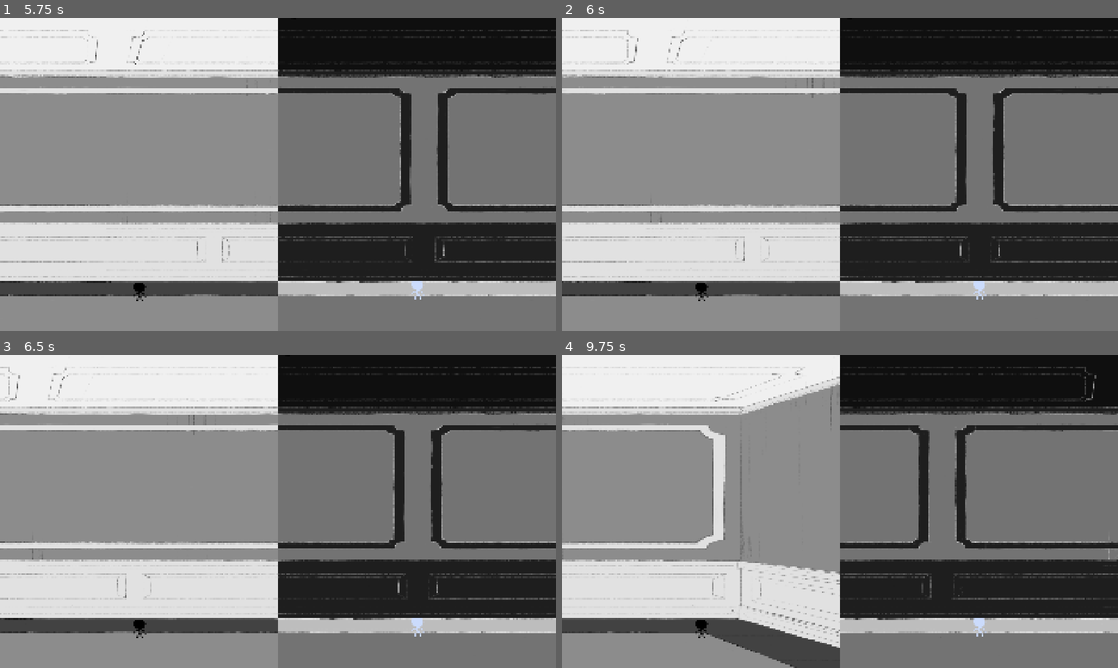
Above: before the commit, frames 1-4 (two rows, left to right).
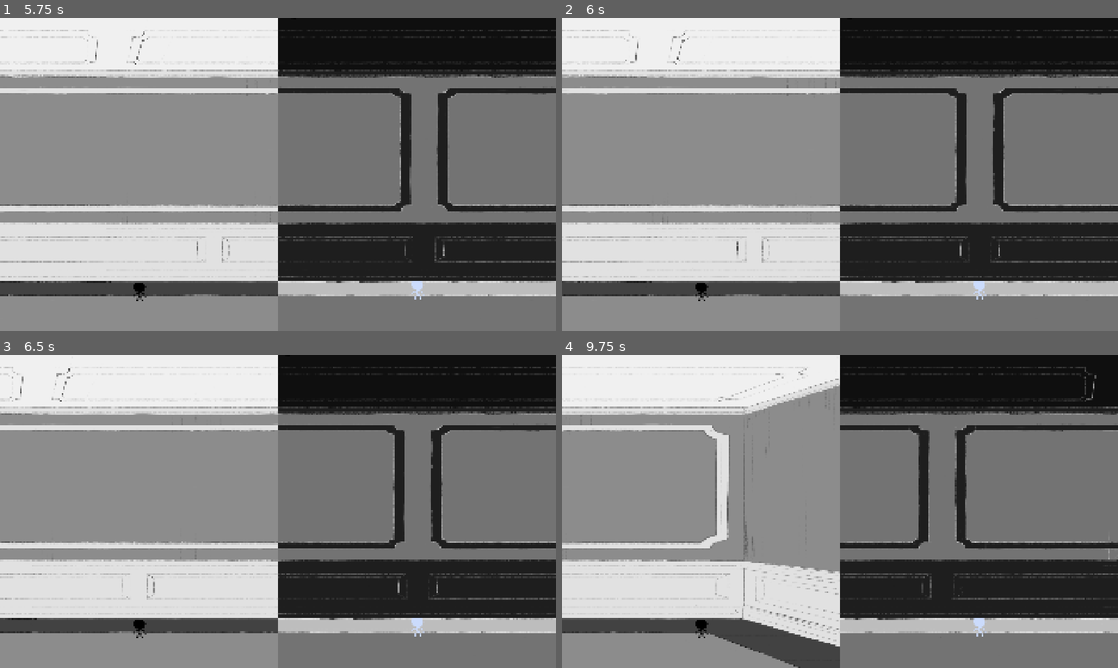
Above: after the commit, the same moments.

Repository: Clownpiece106/Robimy-dzem-2026
Game: Godot game, scene res://Globals/game.tscn
Two runs of this game, one before a commit and one after it. Both use one fixed random seed, a clock stepped at 60 frames per second and the inputs below.
Inputs:
- Up to frame 1 (5.75 s): hold D (p1_move_right) 0.53-1.28 s; tap Right (p2_move_right) every 0.75 s from 0.6 to 5.1 s; tap Enter at 2, 5 s; hold D (p1_move_right) 2.03-3.53 s; tap Space at 4.25 s
- Up to frame 2 (6 s): tap Space at 5.75 s; hold D (p1_move_right) from 5.78 s (still down); tap Right (p2_move_right) at 5.85 s
- Up to frame 3 (6.5 s): keep holding D (p1_move_right)
- Up to frame 4 (9.75 s): tap Right (p2_move_right) every 0.75 s from 6.6 to 9.6 s; release D (p1_move_right) at 8.03 s; tap Enter at 8.75 s; tap Space at 9.5 s; hold D (p1_move_right) from 9.53 s (still down)

Frame 1 is identical in both runs. In frame 2, 0.4% of the frame differs, in the area x 0-50%, y 3-89%; in frame 3, 0.6%; in frame 4, 2.1%, in the area x 0-50%, y 3-100%.

Commit message:
displays and candle holders

Diff:
--- a/Globals/game.tscn
+++ b/Globals/game.tscn
@@ -7,18 +7,32 @@
 [ext_resource type="PackedScene" uid="uid://cbtpv6q65uhu7" path="res://Players/PlayerLight.tscn" id="4_c673k"]
 [ext_resource type="PackedScene" uid="uid://7oaf5eia4x8l" path="res://scenes/mansion_layout.tscn" id="4_nnuyt"]
 [ext_resource type="Texture2D" uid="uid://d4k5fwi5mxpc3" path="res://Assets/dziura sufit.png" id="5_7up5f"]
+[ext_resource type="Texture2D" uid="uid://d4dbnf31yvgs8" path="res://Assets/biurko.png" id="5_al3n7"]
 [ext_resource type="Texture2D" uid="uid://dls10lgf6vjna" path="res://Assets/dziura podloga.png" id="6_1l6p8"]
+[ext_resource type="Texture2D" uid="uid://bbe5p60dg75de" path="res://Assets/krzesło.png" id="6_ccbk5"]
 [ext_resource type="Script" uid="uid://dommt6banv0lc" path="res://scripts/ghost.gd" id="6_vt647"]
 [ext_resource type="Texture2D" uid="uid://000nnvl0iff5" path="res://Assets/klapa podloga z.png" id="7_7xlw3"]
+[ext_resource type="Texture2D" uid="uid://c5mk374devoow" path="res://Assets/stoliczek.png" id="7_whacr"]
 [ext_resource type="Texture2D" uid="uid://bee5g40nt4e54" path="res://Assets/klapa sufit z.png" id="8_ylc3w"]
+[ext_resource type="Texture2D" uid="uid://272auy8x6wse" path="res://Assets/piedestał.png" id="8_ylx2x"]
 [ext_resource type="Texture2D" uid="uid://dw2ayl41oott1" path="res://Assets/lustro dlugie.png" id="9_7u5t8"]
 [ext_resource type="PackedScene" uid="uid://dx5km2yqrk0v5" path="res://Map/PlaneObject/PlaneObject.tscn" id="9_f235b"]
+[ext_resource type="Texture2D" uid="uid://cbknmqgh6d4qb" path="res://Assets/zasłona_podwójna_spięta.png" id="9_udc4d"]
+[ext_resource type="Texture2D" uid="uid://bqphf1wxwocum" path="res://Assets/zasłonka_rozwinięta_pojedyncza.png" id="10_3a2vt"]
 [ext_resource type="Texture2D" uid="uid://dlwroymjosfr8" path="res://Assets/pianino.png" id="10_e1wmv"]
+[ext_resource type="Texture2D" uid="uid://bav11y0t6r5ob" path="res://Assets/zasłona_pojedyncza_spięta.png" id="11_jgm13"]
 [ext_resource type="Texture2D" uid="uid://dgtiu8ghhurnp" path="res://Assets/wiatrodzwon.png" id="11_yte8q"]
+[ext_resource type="Texture2D" uid="uid://0gb7q4ha8wbt" path="res://Assets/świecznik_stojący.png" id="12_2slqd"]
 [ext_resource type="Texture2D" uid="uid://c0rkbevt820aj" path="res://Assets/kaluza1.png" id="12_pxf4v"]
 [ext_resource type="Texture2D" uid="uid://3un8byb3m0cg" path="res://Assets/kaluza2.png" id="13_s6srr"]
+[ext_resource type="Texture2D" uid="uid://bqayipadrk7rb" path="res://Assets/świecznik_stołowy.png" id="13_u3wr0"]
+[ext_resource type="Texture2D" uid="uid://bmxru8xosyich" path="res://Assets/świecznik_ścienny_front.png" id="14_4qlxu"]
 [ext_resource type="Texture2D" uid="uid://8ohye0omwdxh" path="res://Assets/kaluza3.png" id="14_isnp7"]
 [ext_resource type="Texture2D" uid="uid://di6x3srlcgkd2" path="res://Assets/credence.png" id="15_j1yss"]
+[ext_resource type="Texture2D" uid="uid://cjiua5oul3plw" path="res://Assets/świecznik_ścienny_boczny.png" id="15_w7ctf"]
+[ext_resource type="Texture2D" uid="uid://fwp0k1ujqv6s" path="res://Assets/toaletka.png" id="16_5a0d7"]
+[ext_resource type="Texture2D" uid="uid://dvwlih5s74xgm" path="res://Assets/lustro_ścienne.png" id="17_6ik8u"]
+[ext_resource type="Texture2D" uid="uid://cy3eirkvyduq6" path="res://Assets/skrzynia.png" id="18_5jhku"]
 [ext_resource type="Script" uid="uid://d2wkkbw8q7oag" path="res://scripts/mansion_game.gd" id="mansion_game"]
 
 [node name="Game" type="Node2D" unique_id=199296077]
@@ -66,6 +80,184 @@
 scale = Vector2(0.4, 0.4)
 texture = ExtResource("5_7up5f")
 
+[node name="hole8" parent="MansionLayout/PlaneObjectsContainer" unique_id=1888288201 instance=ExtResource("9_f235b")]
+z_index = 0
+position = Vector2(1776.9998, 1820)
+scale = Vector2(0.4, 0.4)
+texture = ExtResource("5_7up5f")
+
+[node name="desk" parent="MansionLayout/PlaneObjectsContainer" unique_id=641779198 instance=ExtResource("9_f235b")]
+z_index = 0
+position = Vector2(165, 1386)
+scale = Vector2(0.3, 0.3)
+texture = ExtResource("5_al3n7")
+plane = 1
+
+[node name="chair" parent="MansionLayout/PlaneObjectsContainer" unique_id=1196570703 instance=ExtResource("9_f235b")]
+z_index = 0
+position = Vector2(255.99997, 1636.9999)
+rotation = -1.4957472
+scale = Vector2(0.5, 0.5)
+texture = ExtResource("6_ccbk5")
+
+[node name="small_table" parent="MansionLayout/PlaneObjectsContainer" unique_id=1803392237 instance=ExtResource("9_f235b")]
+z_index = 0
+position = Vector2(1051, 1343)
+scale = Vector2(0.4, 0.4)
+texture = ExtResource("7_whacr")
+plane = 1
+
+[node name="display6" parent="MansionLayout/PlaneObjectsContainer" unique_id=1770912935 instance=ExtResource("9_f235b")]
+z_index = 0
+position = Vector2(-274.99994, 857.00006)
+scale = Vector2(0.4, 0.4)
+texture = ExtResource("8_ylx2x")
+
+[node name="display0" parent="MansionLayout/PlaneObjectsContainer" unique_id=1502073630 instance=ExtResource("9_f235b")]
+z_index = 0
+position = Vector2(1313, -288.99982)
+scale = Vector2(0.4, 0.4)
+texture = ExtResource("8_ylx2x")
+
+[node name="display12" parent="MansionLayout/PlaneObjectsContainer" unique_id=586949831 instance=ExtResource("9_f235b")]
+z_index = 0
+position = Vector2(2734, 850.99994)
+scale = Vector2(0.3, 0.3)
+texture = ExtResource("8_ylx2x")
+plane = 1
+
+[node name="display8" parent="MansionLayout/PlaneObjectsContainer" unique_id=1309681954 instance=ExtResource("9_f235b")]
+z_index = 0
+position = Vector2(1309, 1419)
+scale = Vector2(0.3, 0.3)
+texture = ExtResource("8_ylx2x")
+plane = 1
+
+[node name="display17" parent="MansionLayout/PlaneObjectsContainer" unique_id=106185499 instance=ExtResource("9_f235b")]
+z_index = 0
+position = Vector2(3607, 1928)
+scale = Vector2(0.4, 0.4)
+texture = ExtResource("8_ylx2x")
+
+[node name="display24" parent="MansionLayout/PlaneObjectsContainer" unique_id=1944988514 instance=ExtResource("9_f235b")]
+z_index = 0
+position = Vector2(3500, 2472)
+scale = Vector2(0.4, 0.4)
+texture = ExtResource("8_ylx2x")
+
+[node name="curtains_double" parent="MansionLayout/PlaneObjectsContainer" unique_id=314049513 instance=ExtResource("9_f235b")]
+z_index = 0
+position = Vector2(-304, 1320)
+scale = Vector2(0.5, 0.5)
+texture = ExtResource("9_udc4d")
+plane = 1
+
+[node name="curtains_single_not_pinned" parent="MansionLayout/PlaneObjectsContainer" unique_id=1386973053 instance=ExtResource("9_f235b")]
+z_index = 0
+position = Vector2(-2182, 1322)
+scale = Vector2(0.5, 0.5)
+texture = ExtResource("10_3a2vt")
+plane = 1
+
+[node name="curtains_single_not_pinned3" parent="MansionLayout/PlaneObjectsContainer" unique_id=1483847933 instance=ExtResource("9_f235b")]
+z_index = 0
+position = Vector2(1439, 1829)
+scale = Vector2(0.4, 0.4)
+texture = ExtResource("10_3a2vt")
+plane = 1
+
+[node name="curtains_single_not_pinned2" parent="MansionLayout/PlaneObjectsContainer" unique_id=1755376800 instance=ExtResource("9_f235b")]
+z_index = 0
+position = Vector2(-2428, 1286)
+scale = Vector2(0.65, 0.65)
+texture = ExtResource("10_3a2vt")
+
+[node name="curtains_single" parent="MansionLayout/PlaneObjectsContainer" unique_id=1733079531 instance=ExtResource("9_f235b")]
+z_index = 0
+position = Vector2(2274, 1275.0001)
+scale = Vector2(0.65, 0.65)
+texture = ExtResource("11_jgm13")
+
+[node name="candle holder20" parent="MansionLayout/PlaneObjectsContainer" unique_id=1110754736 instance=ExtResource("9_f235b")]
+z_index = 0
+position = Vector2(-2175.0002, 1337)
+scale = Vector2(0.65, 0.65)
+texture = ExtResource("12_2slqd")
+
+[node name="candle holder18" parent="MansionLayout/PlaneObjectsContainer" unique_id=1271834070 instance=ExtResource("9_f235b")]
+z_index = 1
+position = Vector2(1185, 1816)
+scale = Vector2(0.5, 0.5)
+texture = ExtResource("13_u3wr0")
+plane = 1
+
+[node name="candle holder12" parent="MansionLayout/PlaneObjectsContainer" unique_id=51412599 instance=ExtResource("9_f235b")]
+z_index = 0
+position = Vector2(2815, 1259)
+scale = Vector2(0.6, 0.6)
+texture = ExtResource("14_4qlxu")
+plane = 1
+
+[node name="candle holder0" parent="MansionLayout/PlaneObjectsContainer" unique_id=1301748807 instance=ExtResource("9_f235b")]
+z_index = 0
+position = Vector2(2743, -371)
+scale = Vector2(0.6, 0.6)
+texture = ExtResource("14_4qlxu")
+plane = 1
+
+[node name="candle holder26" parent="MansionLayout/PlaneObjectsContainer" unique_id=271731329 instance=ExtResource("9_f235b")]
+z_index = 0
+position = Vector2(3192.0002, 2928)
+scale = Vector2(0.6, 0.6)
+texture = ExtResource("12_2slqd")
+plane = 1
+
+[node name="candle holder15" parent="MansionLayout/PlaneObjectsContainer" unique_id=1638823783 instance=ExtResource("9_f235b")]
+z_index = 0
+position = Vector2(7037.0005, 1830)
+scale = Vector2(-0.6, 0.6)
+texture = ExtResource("15_w7ctf")
+
+[node name="small_table_2" parent="MansionLayout/PlaneObjectsContainer" unique_id=294052678 instance=ExtResource("9_f235b")]
+z_index = 0
+position = Vector2(667, 1830)
+scale = Vector2(0.5, 0.5)
+texture = ExtResource("7_whacr")
+plane = 1
+
+[node name="small_table_3" parent="MansionLayout/PlaneObjectsContainer" unique_id=1080298158 instance=ExtResource("9_f235b")]
+z_index = 0
+position = Vector2(1395, 1824)
+scale = Vector2(0.5, 0.5)
+texture = ExtResource("16_5a0d7")
+plane = 1
+
+[node name="mirror_short" parent="MansionLayout/PlaneObjectsContainer" unique_id=2018888226 instance=ExtResource("9_f235b")]
+z_index = 0
+position = Vector2(33, 1392)
+scale = Vector2(0.4, 0.4)
+texture = ExtResource("17_6ik8u")
+
+[node name="chest" parent="MansionLayout/PlaneObjectsContainer" unique_id=333453163 instance=ExtResource("9_f235b")]
+z_index = 0
+position = Vector2(-304, 1309)
+scale = Vector2(0.5, 0.5)
+texture = ExtResource("18_5jhku")
+plane = 1
+
+[node name="chest2" parent="MansionLayout/PlaneObjectsContainer" unique_id=2013527790 instance=ExtResource("9_f235b")]
+z_index = 0
+position = Vector2(-386, 1415)
+scale = Vector2(0.3, 0.3)
+texture = ExtResource("18_5jhku")
+plane = 1
+
+[node name="chest3" parent="MansionLayout/PlaneObjectsContainer" unique_id=1107828277 instance=ExtResource("9_f235b")]
+z_index = 0
+position = Vector2(-649, 1360)
+scale = Vector2(0.5, 0.5)
+texture = ExtResource("18_5jhku")
+
 [node name="hole7" parent="MansionLayout/PlaneObjectsContainer" unique_id=1924054919 instance=ExtResource("9_f235b")]
 z_index = 0
 position = Vector2(-472.00006, 1369)
@@ -141,6 +333,13 @@
 [node name="mirror_long" parent="MansionLayout/PlaneObjectsContainer" unique_id=1887773404 instance=ExtResource("9_f235b")]
 z_index = 0
 position = Vector2(3087.0002, 1950.0001)
+scale = Vector2(0.3, 0.3)
+texture = ExtResource("9_7u5t8")
+plane = 1
+
+[node name="mirror_long2" parent="MansionLayout/PlaneObjectsContainer" unique_id=1931214031 instance=ExtResource("9_f235b")]
+z_index = 0
+position = Vector2(2373, 1386.0001)
 scale = Vector2(0.3, 0.3)
 texture = ExtResource("9_7u5t8")
 plane = 1
--- a/scenes/rooms/room_backgrounds.tres
+++ b/scenes/rooms/room_backgrounds.tres
@@ -1,9 +1,9 @@
-[gd_resource type="Resource" script_class="" load_steps=5 format=3]
+[gd_resource type="Resource" format=3 uid="uid://by31wqs8uki0"]
 
-[ext_resource type="Script" path="res://scripts/room_backgrounds.gd" id="1"]
-[ext_resource type="Texture2D" path="res://Assets/smol room template flats.png" id="2"]
-[ext_resource type="Texture2D" path="res://Assets/mid room template flat.png" id="3"]
-[ext_resource type="Texture2D" path="res://Assets/big room template flat.png" id="4"]
+[ext_resource type="Script" uid="uid://cmbgkqrqtmkdt" path="res://scripts/room_backgrounds.gd" id="1"]
+[ext_resource type="Texture2D" uid="uid://b126o556cp312" path="res://Assets/smol room template flats.png" id="2"]
+[ext_resource type="Texture2D" uid="uid://dbxgbre6jbgx4" path="res://Assets/mid room template flat.png" id="3"]
+[ext_resource type="Texture2D" uid="uid://je22s17llcn3" path="res://Assets/big room template flat.png" id="4"]
 
 [resource]
 script = ExtResource("1")
